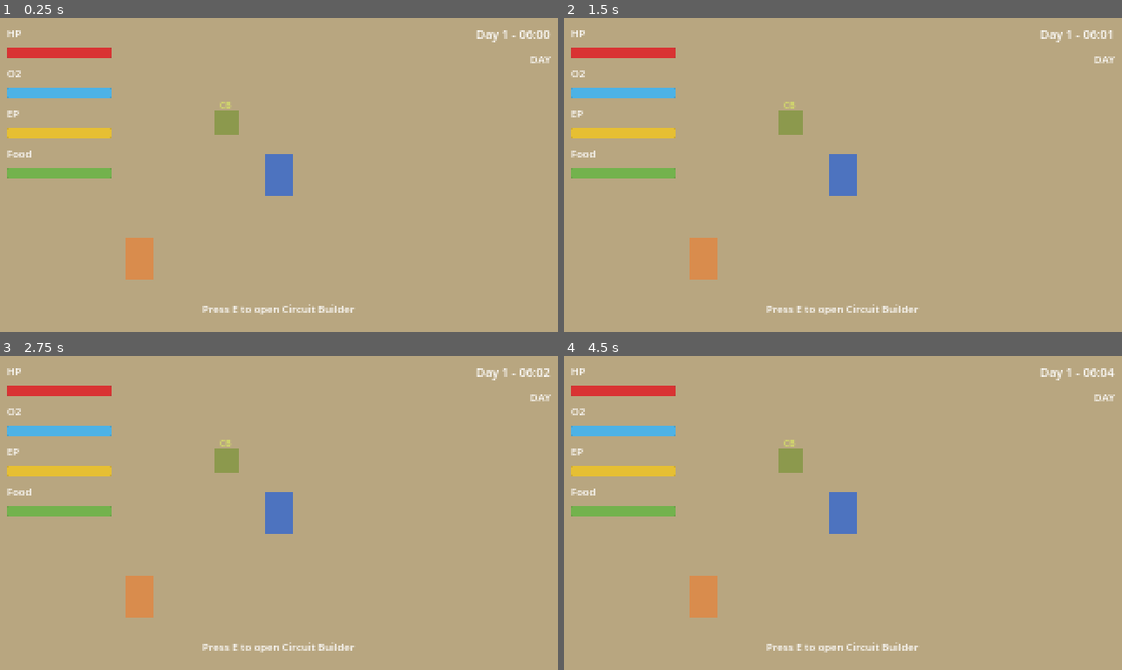
Above: before the commit, frames 1-4 (two rows, left to right).
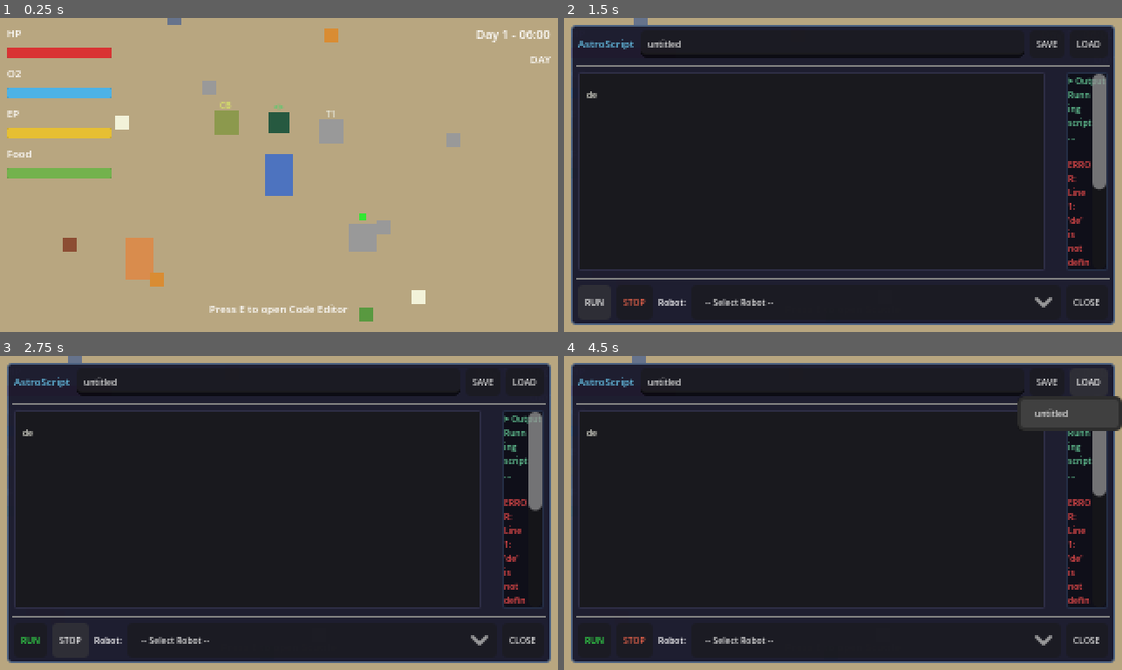
Above: after the commit, the same moments.

Repository: nauvalZulfikar/astrocode
Game: Godot game, scene res://scenes/world/main_world.tscn
Two runs of this game, one before a commit and one after it. Both use one fixed random seed, a clock stepped at 60 frames per second and the inputs below.
Inputs (mouse positions are in pixels of both pictures, inside the frame that each line leads up to):
- Up to frame 1 (0.25 s): no input
- Up to frame 2 (1.5 s): tap E (interact) at 0.5 s; move the mouse to (965, 159) at 0.52 s; hold D (move_right) 0.53-1.25 s; hold E (interact) 0.53-1.25 s; click (965, 159) at 0.67 s; click (591, 303) at 1.25 s, where only the run after the commit has a clickable "RUN"
- Up to frame 3 (2.75 s): click (72, 641) at 2 s, where only the run after the commit has a clickable "STOP"
- Up to frame 4 (4.5 s): click (876, 641) at 2.75 s, where only the run after the commit has a clickable "-- Select Robot --"; click (1049, 381) at 3.5 s, where only the run after the commit has a clickable "SAVE"; click (1088, 381) at 4.25 s, where only the run after the commit has a clickable "LOAD"

The runs differ from the first frame. In frame 1, 2.5% of the frame differs, in the area x 11-83%, y 0-97%; in frame 2, 93%; in frame 3, 93%; in frame 4, 93%, in the area x 1-100%, y 0-98%.
Error before the commit: Parse Error: Assigned value for constant "TOXIC_BIOMES" isn't a constant expression. (res://scripts/autoloads/game_manager.gd:42)

Commit message:
fix(phase-a): zero-error Godot boot — const exprs, Color args, theme overrides, node paths
- game_manager/astroscript: const PackedStringArray must use array literal, not constructor
- 4 UI scenes: Color(r,g,b) -> Color(r,g,b,1) (text scene needs 4-arg)
- 4 UI scenes: add_theme_constant_override() method-call -> theme_override_constants/separation property
- quest_journal.gd: @onready paths now include ScrollContainer/QuestList
- verified: all 20 scenes load headless with 0 errors/warnings

Co-Authored-By: Claude Opus 4.8 <noreply@anthropic.com>

Diff:
--- a/scenes/ui/crafting_panel.tscn
+++ b/scenes/ui/crafting_panel.tscn
@@ -8,7 +8,7 @@
 border_width_top = 1
 border_width_right = 1
 border_width_bottom = 1
-border_color = Color(0.3, 0.35, 0.5)
+border_color = Color(0.3, 0.35, 0.5, 1)
 corner_radius_top_left = 3
 corner_radius_top_right = 3
 corner_radius_bottom_right = 3
@@ -40,7 +40,7 @@
 
 [node name="VBoxContainer" type="VBoxContainer" parent="Panel/MarginContainer"]
 layout_mode = 2
-add_theme_constant_override("separation", 2)
+theme_override_constants/separation = 2
 
 [node name="TitleLabel" type="Label" parent="Panel/MarginContainer/VBoxContainer"]
 layout_mode = 2
@@ -59,4 +59,4 @@
 [node name="RecipeList" type="VBoxContainer" parent="Panel/MarginContainer/VBoxContainer/ScrollContainer"]
 layout_mode = 2
 size_flags_horizontal = 3
-add_theme_constant_override("separation", 2)
+theme_override_constants/separation = 2
--- a/scenes/ui/death_screen.tscn
+++ b/scenes/ui/death_screen.tscn
@@ -8,7 +8,7 @@
 border_width_top = 1
 border_width_right = 1
 border_width_bottom = 1
-border_color = Color(0.6, 0.15, 0.15)
+border_color = Color(0.6, 0.15, 0.15, 1)
 corner_radius_top_left = 3
 corner_radius_top_right = 3
 corner_radius_bottom_right = 3
@@ -41,7 +41,7 @@
 
 [node name="VBox" type="VBoxContainer" parent="Panel/MarginContainer"]
 layout_mode = 2
-add_theme_constant_override("separation", 4)
+theme_override_constants/separation = 4
 
 [node name="TitleLabel" type="Label" parent="Panel/MarginContainer/VBox"]
 layout_mode = 2
--- a/scenes/ui/pause_menu.tscn
+++ b/scenes/ui/pause_menu.tscn
@@ -8,7 +8,7 @@
 border_width_top = 1
 border_width_right = 1
 border_width_bottom = 1
-border_color = Color(0.3, 0.35, 0.5)
+border_color = Color(0.3, 0.35, 0.5, 1)
 corner_radius_top_left = 3
 corner_radius_top_right = 3
 corner_radius_bottom_right = 3
@@ -41,7 +41,7 @@
 
 [node name="VBox" type="VBoxContainer" parent="Panel/MarginContainer"]
 layout_mode = 2
-add_theme_constant_override("separation", 3)
+theme_override_constants/separation = 3
 
 [node name="TitleLabel" type="Label" parent="Panel/MarginContainer/VBox"]
 layout_mode = 2
--- a/scenes/ui/save_load_panel.tscn
+++ b/scenes/ui/save_load_panel.tscn
@@ -8,7 +8,7 @@
 border_width_top = 1
 border_width_right = 1
 border_width_bottom = 1
-border_color = Color(0.3, 0.35, 0.5)
+border_color = Color(0.3, 0.35, 0.5, 1)
 corner_radius_top_left = 3
 corner_radius_top_right = 3
 corner_radius_bottom_right = 3
@@ -41,7 +41,7 @@
 
 [node name="VBox" type="VBoxContainer" parent="Panel/MarginContainer"]
 layout_mode = 2
-add_theme_constant_override("separation", 2)
+theme_override_constants/separation = 2
 
 [node name="TitleLabel" type="Label" parent="Panel/MarginContainer/VBox"]
 layout_mode = 2
@@ -60,7 +60,7 @@
 [node name="SlotContainer" type="VBoxContainer" parent="Panel/MarginContainer/VBox/ScrollContainer"]
 layout_mode = 2
 size_flags_horizontal = 3
-add_theme_constant_override("separation", 2)
+theme_override_constants/separation = 2
 
 [node name="BtnBack" type="Button" parent="Panel/MarginContainer/VBox"]
 layout_mode = 2
--- a/scripts/autoloads/game_manager.gd
+++ b/scripts/autoloads/game_manager.gd
@@ -39,9 +39,9 @@
 var is_in_sealed_room: bool = false
 
 # Biomes that count as toxic atmosphere.
-const TOXIC_BIOMES: PackedStringArray = PackedStringArray([
+const TOXIC_BIOMES: PackedStringArray = [
 	"spore_marshes", "magma_veins", "polar_sink"
-])
+]
 
 # --- Health regen ---
 # Passive regen: 1 HP/min when hunger > 50%.
--- a/scripts/systems/astroscript.gd
+++ b/scripts/systems/astroscript.gd
@@ -29,10 +29,10 @@
 }
 
 # --- Keywords ---
-const KEYWORDS: PackedStringArray = PackedStringArray([
+const KEYWORDS: PackedStringArray = [
 	"if", "elif", "else", "while", "and", "or", "not",
 	"True", "False", "None", "print", "str",
-])
+]
 
 # --- Execution state ---
 var _output: Array[String] = []
--- a/scripts/ui/quest_journal.gd
+++ b/scripts/ui/quest_journal.gd
@@ -4,8 +4,8 @@
 
 # --- Node references ---
 @onready var panel: PanelContainer = $Panel
-@onready var active_container: VBoxContainer = $Panel/MarginContainer/VBoxContainer/ActiveSection/ActiveList
-@onready var completed_container: VBoxContainer = $Panel/MarginContainer/VBoxContainer/CompletedSection/CompletedList
+@onready var active_container: VBoxContainer = $Panel/MarginContainer/VBoxContainer/ScrollContainer/QuestList/ActiveSection/ActiveList
+@onready var completed_container: VBoxContainer = $Panel/MarginContainer/VBoxContainer/ScrollContainer/QuestList/CompletedSection/CompletedList
 
 var is_open: bool = false
 
Not shown, added: assets/sprites/player/kade/east.png.import
Not shown, added: assets/sprites/player/kade/north-east.png.import
Not shown, added: assets/sprites/player/kade/north-west.png.import
Not shown, added: assets/sprites/player/kade/north.png.import
Not shown, added: assets/sprites/player/kade/south-east.png.import
Not shown, added: assets/sprites/player/kade/south-west.png.import
Not shown, added: assets/sprites/player/kade/south.png.import
Not shown, added: assets/sprites/player/kade/west.png.import
Not shown, added: scripts/autoloads/circuit_manager.gd.uid
Not shown, added: scripts/autoloads/crafting_manager.gd.uid
Not shown, added: scripts/autoloads/dialogue_manager.gd.uid
Not shown, added: scripts/autoloads/game_manager.gd.uid
(and 27 more such lines)
